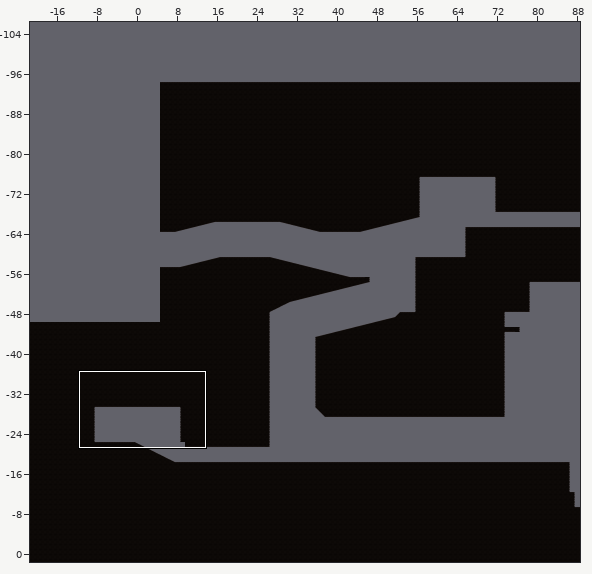
Tiled map: Assets/Tiled/Level1TileMap/map1-2-1.tmx. The picture above shows the old version from afar; the outline marks the close-up.
Close-up. As it was:
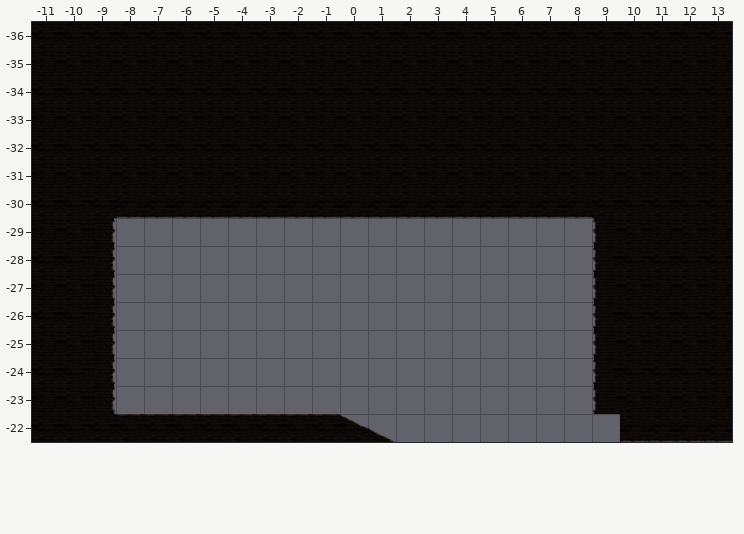
Cells are 256x256 px. Shown: x -11..13, y -36..-22. The commit also changed other parts of the map, which this record leaves out.
After:
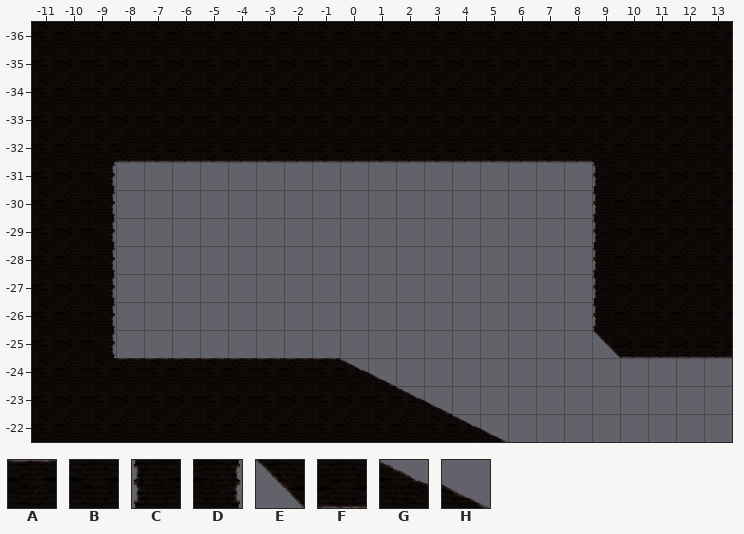
Key: from "Level1 Tileset": A 0, B 8, C 9, D 10, E 13, F 16, G 21, H 22.
_ is an empty cell.
From old to new:
Layer "ground":
y -32: x -8..8 BBBBBBBBBBBBBBBBB -> FFFFFFFFFFFFFFFFF
y -31: x -9..9 BBBBBBBBBBBBBBBBBBB -> D_________________C
y -30: x -9..9 BFFFFFFFFFFFFFFFFFB -> D_________________C
y -25: x 9..13 CBBBB -> EFFFF
y -24: x -9..1 D__________ -> BAAAAAAAAGH; x 9..13 CBBBB -> _____
y -23: x -9..3 D____________ -> BBBBBBBBBBBGH; x 9..13 CBBBB -> _____
y -22: x -8..5 AAAAAAAAGH____ -> BBBBBBBBBBBBGH; x 10..13 FFFF -> ____
